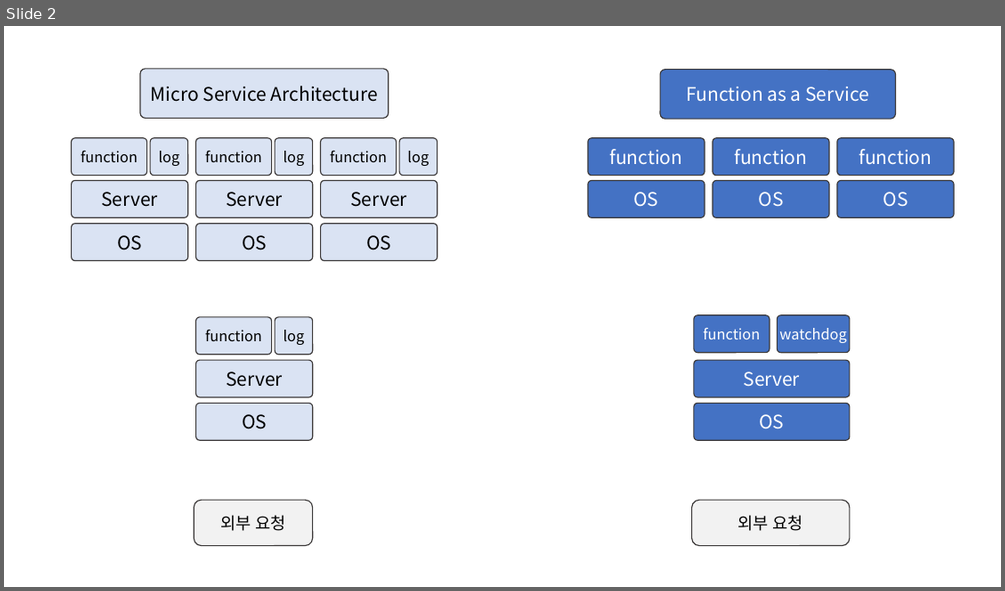
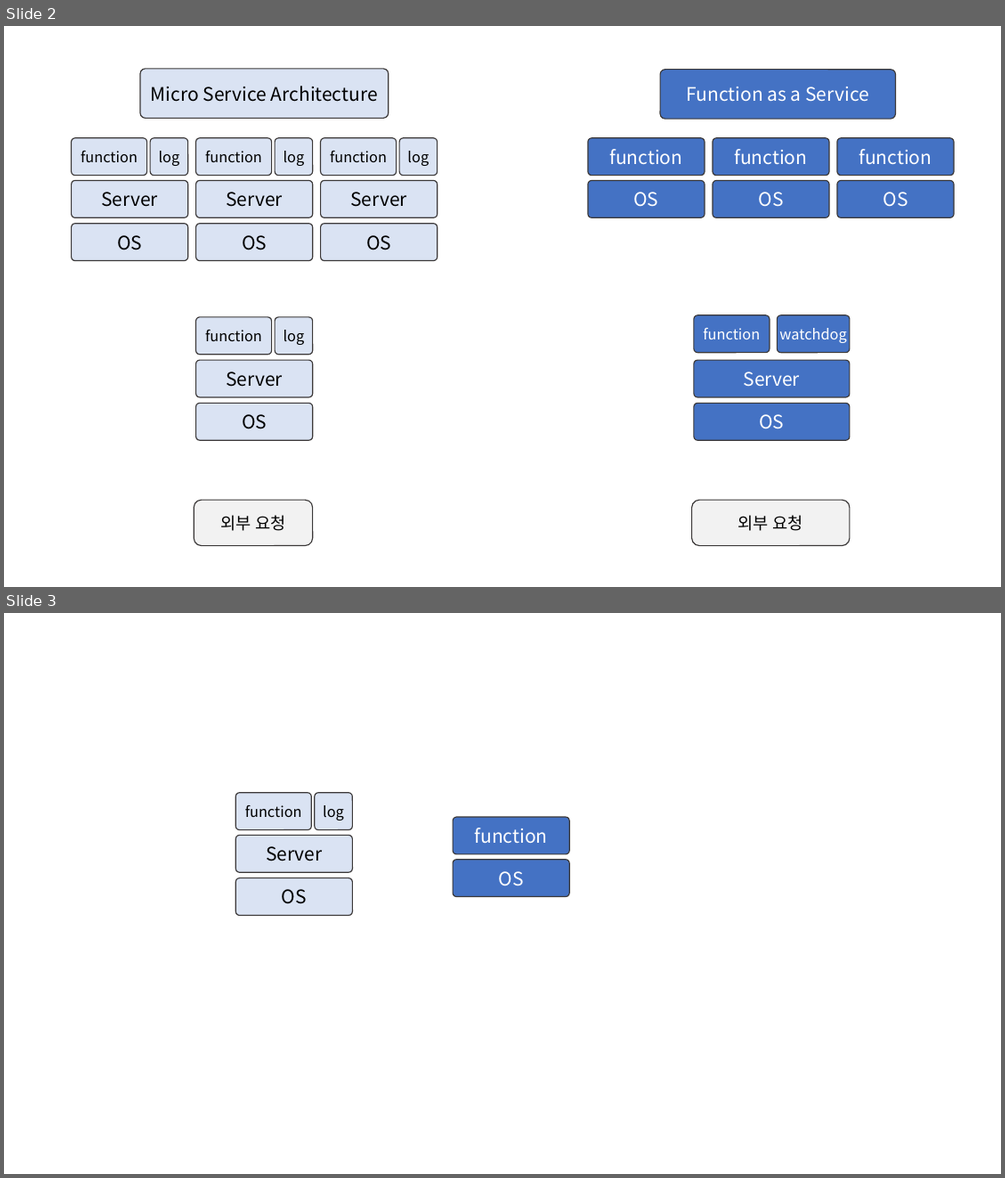
Before and after one commit to mrchypark/apiR, a slide deck: docs/img/서버구조.pptx. Shown one above the other, each under a label of ours: slide 2 before the commit, slides 2 and 3 after it. The pictures are 1005x591 and 1005x1178 pixels, drawn with LibreOffice and Linux fonts; fonts in the diff are those of the drawing. Boxes give left, top, right and bottom in pixels: in the first picture for what was removed or moved away, otherwise in the second. Text is boxed around its words. In the diff, an @@ line names an element or a change of style, - is before the commit and + after.

```diff
--- a/docs/img/서버구조.pptx
+++ b/docs/img/서버구조.pptx
@@ slide 3 added at (4,613,1001,1174), background #FFFFFF @@
@@ rounded rectangle added at (235,793,311,830), fill #DAE3F3, outline #3B3838 1 pt, 14 pt, text #000000 @@
+function
@@ rounded rectangle added at (315,793,353,830), fill #DAE3F3, outline #3B3838 1 pt, 14 pt, text #000000 @@
+log
@@ rounded rectangle added at (453,817,569,854), fill #4472C4, outline #3B3838 1 pt, 18 pt, text #FFFFFF @@
+function
@@ rounded rectangle added at (235,835,353,873), fill #DAE3F3, outline #3B3838 1 pt, 18 pt, text #000000 @@
+Server
@@ chevron added at (386,833,419,881), fill #FFFFFF @@
@@ rounded rectangle added at (235,877,353,915), fill #DAE3F3, outline #3B3838 1 pt, 18 pt, text #000000 @@
+OS
@@ rounded rectangle added at (453,859,569,896), fill #4472C4, outline #3B3838 1 pt, 18 pt, text #FFFFFF @@
+OS
```
Also in this commit, not shown: 3 other files.
